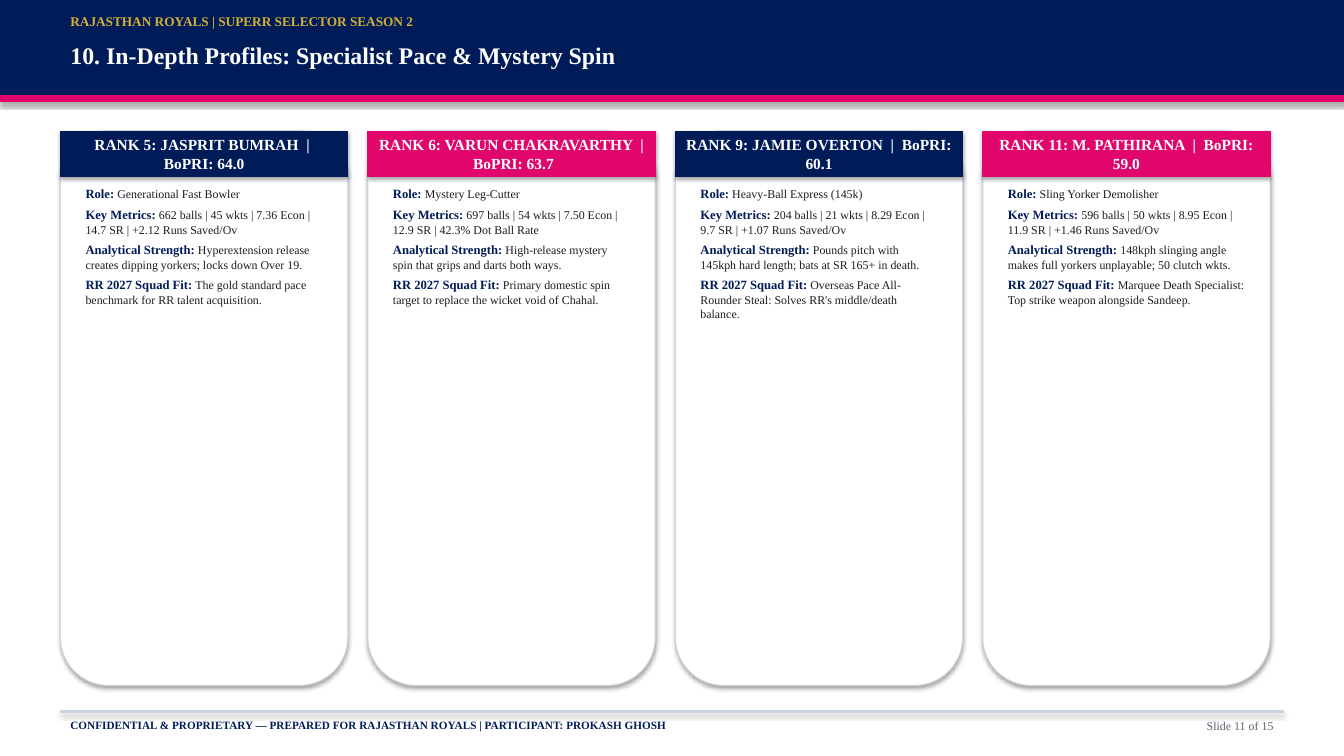
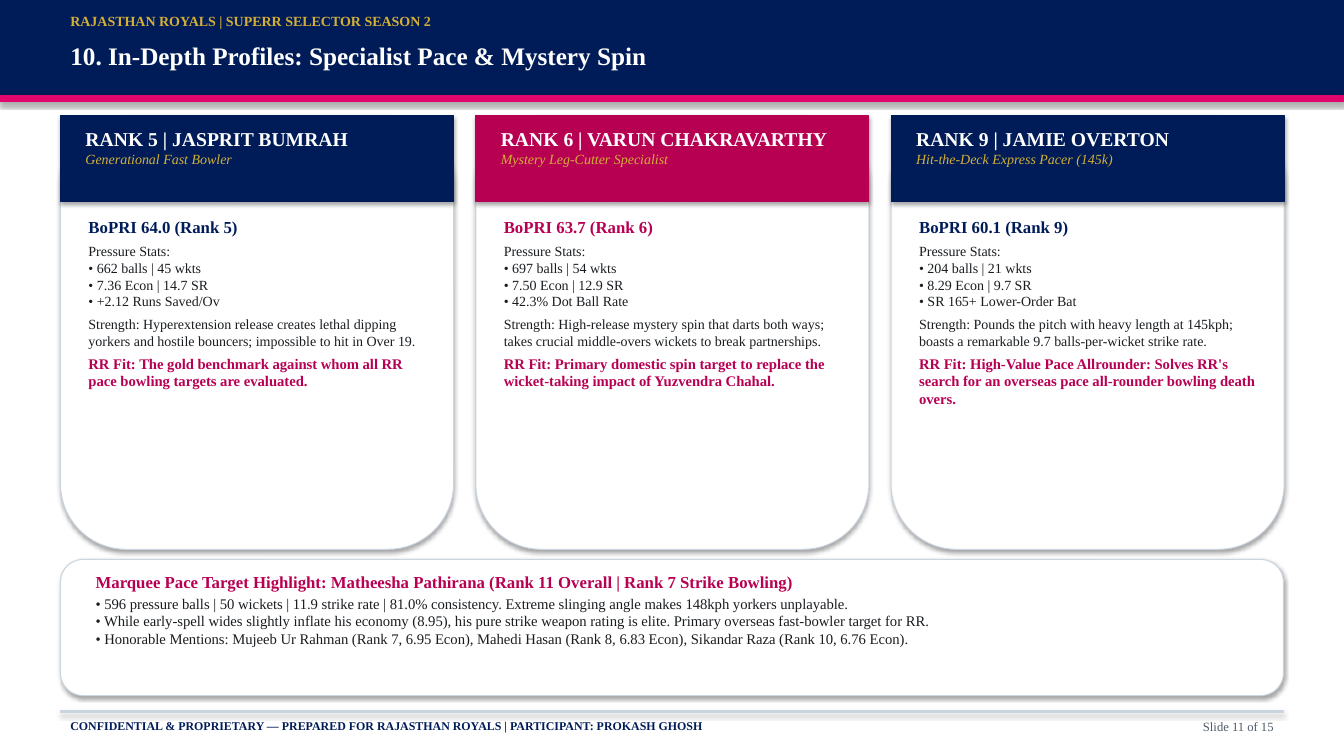
Before and after one commit to prokashghosh996-png/RR-supeRR-selector-2027, a slide deck: slide 11 of SupeRR_Selector_Season_2_RR_IPL_2027_Auction_Strategy.pptx. Drawn at 1344x756 pixels with LibreOffice and Linux fonts; fonts in the diff are those of the drawing. Boxes give left, top, right and bottom in pixels: in the first picture for what was removed or moved away, otherwise in the second. Text is boxed around its words. In the diff, an @@ line names an element or a change of style, - is before the commit and + after.

Commit message:
feat: generate expanded presentation and PDF generation scripts for IPL 2027 auction strategy

```diff
--- a/SupeRR_Selector_Season_2_RR_IPL_2027_Auction_Strategy.pptx
+++ b/SupeRR_Selector_Season_2_RR_IPL_2027_Auction_Strategy.pptx
@@ text "RAJASTHAN ROYALS | SUPERR SELECTOR ..." at [70, 16, 431, 26]: size 9.5 to 10 pt @@
@@ text "10. In-Depth Profiles: Specialist Pace ..." at [70, 47, 646, 71]: size 17 to 18 pt @@
@@ rounded rectangle: place and size @@
-rounded rectangle at [60, 131, 348, 686]
+rounded rectangle at [60, 116, 454, 549]
@@ rectangle: place and size @@
-rectangle at [60, 131, 348, 176]
+rectangle at [60, 116, 454, 202]
@@ rounded rectangle: place and size @@
-rounded rectangle at [676, 131, 963, 686]
+rounded rectangle at [476, 116, 869, 549]
@@ rectangle added at [476, 116, 869, 202], fill #B80053, outline #B80053 0.75 pt @@
@@ rounded rectangle: place and size @@
-rounded rectangle at [983, 131, 1270, 686]
+rounded rectangle at [891, 116, 1285, 549]
@@ rectangle added at [891, 116, 1285, 202], fill #001C58, outline #001C58 0.75 pt @@
@@ text added at [85, 133, 347, 164], 10 pt, text #D4AF37, italic @@
+RANK 5 | JASPRIT BUMRAH
+Generational Fast Bowler
@@ text in rectangle at [94, 139, 298, 169]: text removed @@
-RANK 5: JASPRIT BUMRAH | BoPRI: 64.0
@@ rounded rectangle removed at [368, 131, 655, 686] @@
@@ rectangle removed at [368, 131, 655, 176] @@
-RANK 6: VARUN CHAKRAVARTHY | BoPRI: 63.7
@@ text added at [501, 133, 827, 167], 10 pt, text #D4AF37, italic @@
+RANK 6 | VARUN CHAKRAVARTHY
+Mystery Leg-Cutter Specialist
@@ rectangle removed at [676, 131, 963, 176] @@
-RANK 9: JAMIE OVERTON | BoPRI: 60.1
@@ text "RANK 9 | JAMIE OVERTON": place and size @@
-text "RANK 9 | JAMIE OVERTON" at [983, 131, 1270, 176]
+text "RANK 9 | JAMIE OVERTON" at [916, 133, 1169, 167]
@@ text "RANK 9 | JAMIE OVERTON" at [916, 133, 1169, 167]: vertical alignment middle to top; fill #E1066C to none; outline #E1066C 0.75 pt to none; shadow off @@
@@ text at [916, 133, 1169, 167]: text changed; size 11 to 10 pt; text colour #FFFFFF to #D4AF37; bold off; italic on @@
-RANK 11: M. PATHIRANA | BoPRI: 59.0
+RANK 9 | JAMIE OVERTON
+Hit-the-Deck Express Pacer (145k)
@@ text removed at [700, 189, 920, 318] @@
-Role: Heavy-Ball Express (145k)
-Key Metrics: 204 balls | 21 wkts | 8.29 Econ | 9.7 SR | +1.07 Runs Saved/Ov
-Analytical Strength: Pounds pitch with 145kph hard length; bats at SR 165+ in death.
-RR 2027 Squad Fit: Overseas Pace All-Rounder Steal: Solves RR's middle/death balance.
@@ text at [88, 221, 415, 390]: text changed; size 8.5 to 10 pt @@
-Role: Generational Fast Bowler
-Key Metrics: 662 balls | 45 wkts | 7.36 Econ | 14.7 SR | +2.12 Runs Saved/Ov
-Analytical Strength: Hyperextension release creates dipping yorkers; locks down Over 19.
-RR 2027 Squad Fit: The gold standard pace benchmark for RR talent acquisition.
+BoPRI 64.0 (Rank 5)
+Pressure Stats:
+• 662 balls | 45 wkts
+• 7.36 Econ | 14.7 SR
+• +2.12 Runs Saved/Ov
+Strength: Hyperextension release creates lethal dipping yorkers and hostile bouncers; impossible to hit in Over 19.
+RR Fit: The gold benchmark against whom all RR pace bowling targets are evaluated.
@@ text at [504, 221, 825, 390]: text changed; size 8.5 to 10 pt @@
-Role: Mystery Leg-Cutter
-Key Metrics: 697 balls | 54 wkts | 7.50 Econ | 12.9 SR | 42.3% Dot Ball Rate
-Analytical Strength: High-release mystery spin that grips and darts both ways.
-RR 2027 Squad Fit: Primary domestic spin target to replace the wicket void of Chahal.
+BoPRI 63.7 (Rank 6)
+Pressure Stats:
+• 697 balls | 54 wkts
+• 7.50 Econ | 12.9 SR
+• 42.3% Dot Ball Rate
+Strength: High-release mystery spin that darts both ways; takes crucial middle-overs wickets to break partnerships.
+RR Fit: Primary domestic spin target to replace the wicket-taking impact of Yuzvendra Chahal.
@@ text at [919, 221, 1255, 404]: text changed; size 8.5 to 10 pt @@
-Role: Sling Yorker Demolisher
-Key Metrics: 596 balls | 50 wkts | 8.95 Econ | 11.9 SR | +1.46 Runs Saved/Ov
-Analytical Strength: 148kph slinging angle makes full yorkers unplayable; 50 clutch wkts.
-RR 2027 Squad Fit: Marquee Death Specialist: Top strike weapon alongside Sandeep.
+BoPRI 60.1 (Rank 9)
+Pressure Stats:
+• 204 balls | 21 wkts
+• 8.29 Econ | 9.7 SR
+• SR 165+ Lower-Order Bat
+Strength: Pounds the pitch with heavy length at 145kph; boasts a remarkable 9.7 balls-per-wicket strike rate.
+RR Fit: High-Value Pace Allrounder: Solves RR's search for an overseas pace all-rounder bowling death overs.
@@ rounded rectangle added at [60, 560, 1284, 696], fill #FFFFFF, outline #CBD5E1 0.75 pt @@
@@ text added at [96, 576, 929, 647], 10.5 pt, text #1A1D20 @@
+Marquee Pace Target Highlight: Matheesha Pathirana (Rank 11 Overall | Rank 7 Strike Bowling)
+• 596 pressure balls | 50 wickets | 11.9 strike rate | 81.0% consistency. Extreme slinging angle makes 148kph yorkers unplayable.
+• While early-spell wides slightly inflate his economy (8.95), his pure strike weapon rating is elite. Primary overseas fast-bowler target for RR.
+• Honorable Mentions: Mujeeb Ur Rahman (Rank 7, 6.95 Econ), Mahedi Hasan (Rank 8, 6.83 Econ), Sikandar Raza (Rank 10, 6.76 Econ).
@@ text "CONFIDENTIAL & PROPRIETARY — PREPARED ..." at [70, 722, 703, 730]: size 8 to 8.5 pt @@
@@ text "Slide 11 of 15" at [1203, 722, 1274, 731]: size 8.5 to 9 pt, text colour #5A6472 to #505A69 @@
```
Also in this commit, not shown: 14 other slides changed, 5 other files.
